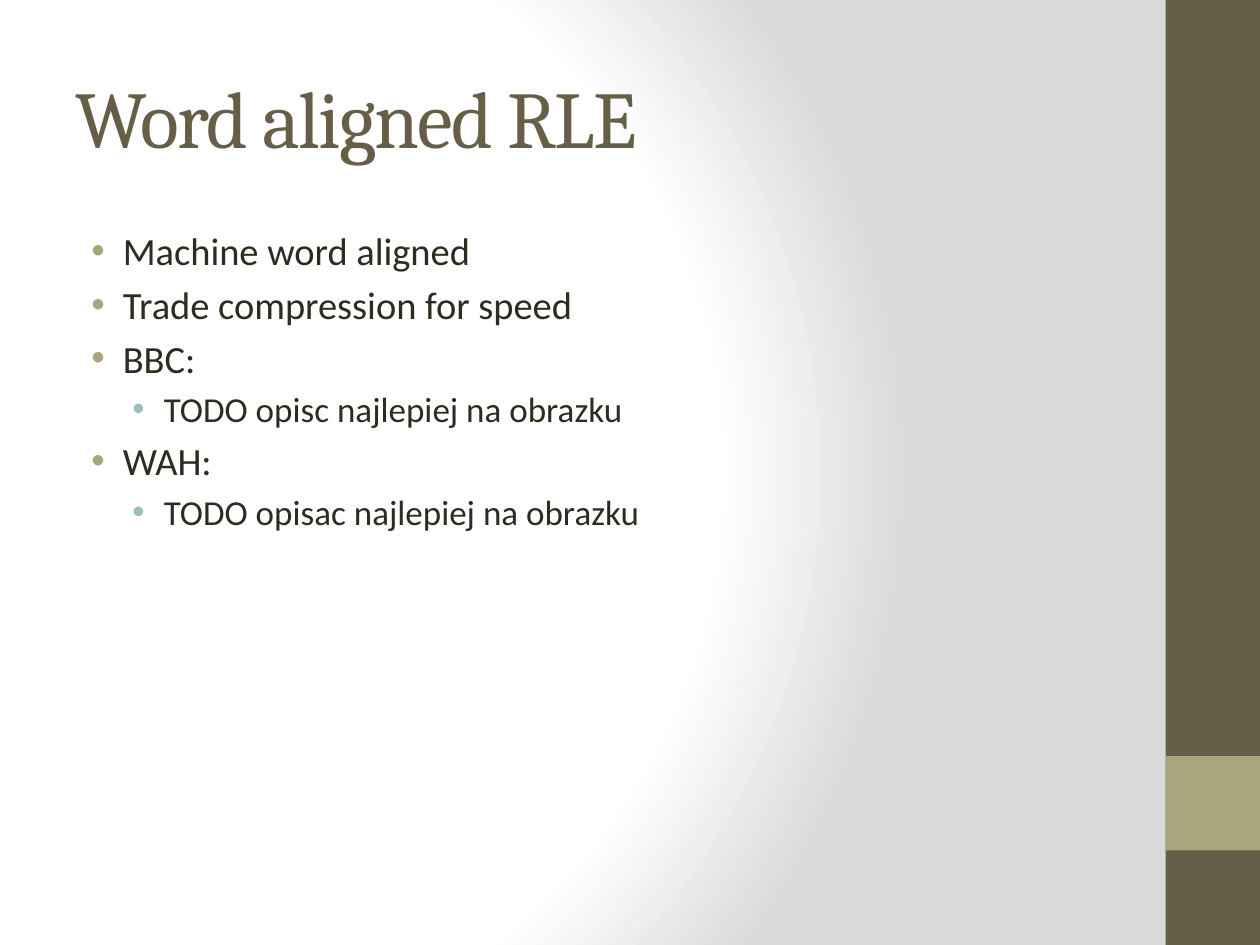
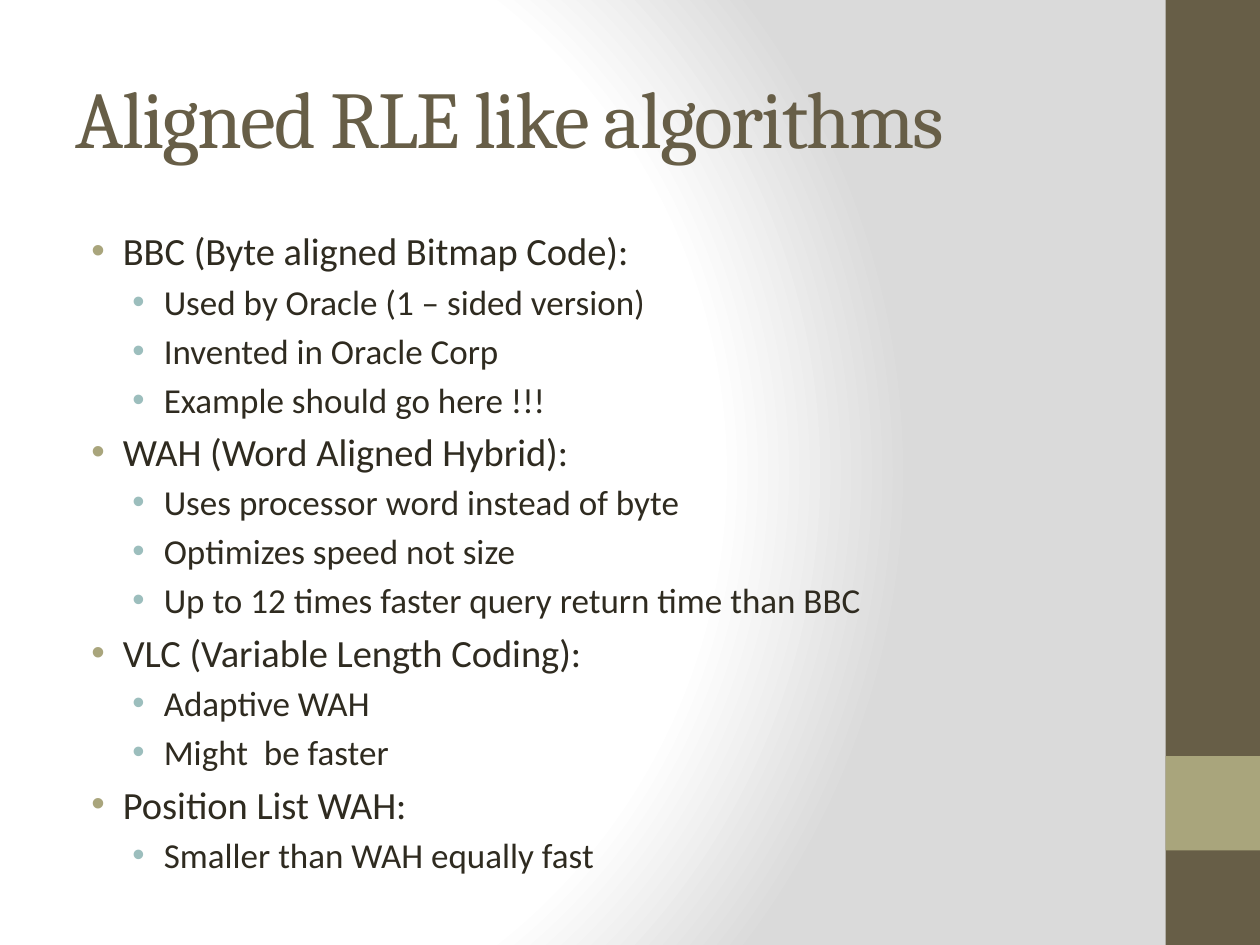
Before and after one commit to Dzess/DMARF, a slide deck: slide 11 of presentation/bitmap-compression/bitmap-index-compression.pptx (slide 10 before the commit). Drawn at 1260x945 pixels with LibreOffice and Linux fonts; fonts in the diff are those of the drawing. Boxes give left, top, right and bottom in pixels: in the first picture for what was removed or moved away, otherwise in the second. Text is boxed around its words. In the diff, an @@ line names an element or a change of style, - is before the commit and + after.

```diff
--- a/presentation/bitmap-compression/bitmap-index-compression.pptx
+++ b/presentation/bitmap-compression/bitmap-index-compression.pptx
@@ title at [76,92,945,166]: text changed @@
-Word aligned RLE
+Aligned RLE like algorithms
@@ text at [123,237,860,874]: text changed @@
-• Machine word aligned
-• Trade compression for speed
-• BBC:
-  • TODO opisc najlepiej na obrazku
-• WAH:
-  • TODO opisac najlepiej na obrazku
+• BBC (Byte aligned Bitmap Code):
+  • Used by Oracle (1 – sided version)
+  • Invented in Oracle Corp
+  • Example should go here !!!
+• WAH (Word Aligned Hybrid):
+  • Uses processor word instead of byte
+  • Optimizes speed not size
+  • Up to 12 times faster query return time than BBC
+• VLC (Variable Length Coding):
+  • Adaptive WAH
+  • Might be faster
+• Position List WAH:
+  • Smaller than WAH equally fast
```
Also in this commit, not shown: 4 other slides changed, 1 slide added.
